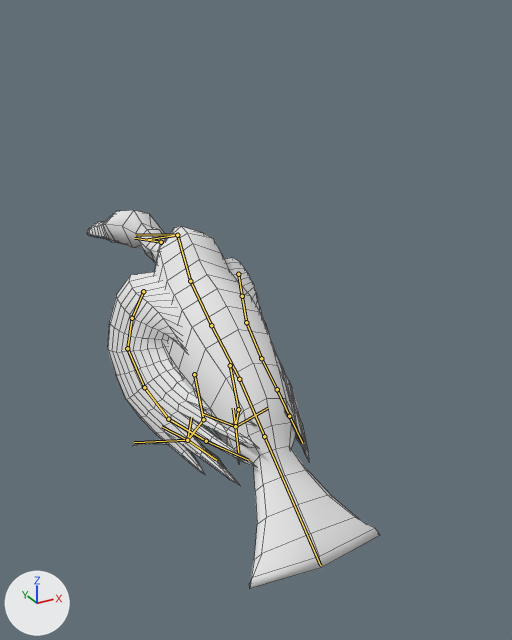
One commit to the Blender file Assets/Enemies/Models/Source/vulture.blend: the scene before it, then after it.
Rendered twice from a camera (50 mm lens) standing at (-1.3, -2.68, 2.23) and looking at (0.12, -0.09, 0.93). The lights are fixed; the arrows at lower left show +X, +Y and +Z. Both versions are drawn at frame 0 of the action 'stand'; the numbers are the values there. The bones that bend it are drawn over the model as lines. Mesh edges are drawn as thin lines.

The first picture shows 'raven_mesh'.
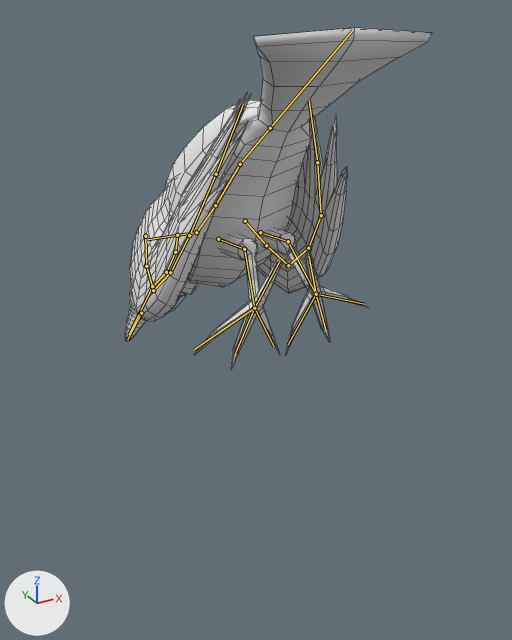
Where the change shows, as pixel boxes (x1, y1, x2, y2) in the pictures (512 x 640 px):
'raven_mesh', posed (10% shorter): before (87, 210, 380, 588); after (125, 28, 432, 369)
bone 'Bone', root to tip: before (177, 235) to (136, 234); after (177, 235) to (175, 252)
bone 'Bone.001', root to tip: before (177, 235) to (190, 281); after (177, 235) to (196, 232)

The change in detail:
Bone 'Bone' (bone_bone) turns from (-6, -10, 27) to (-72, 23, 19) degrees about its own x, y and z.
Bone 'Bone.001' (bone_bone_001) turns from (0, 0, 0) to (72, 0, 0) degrees about its own x, y and z.
